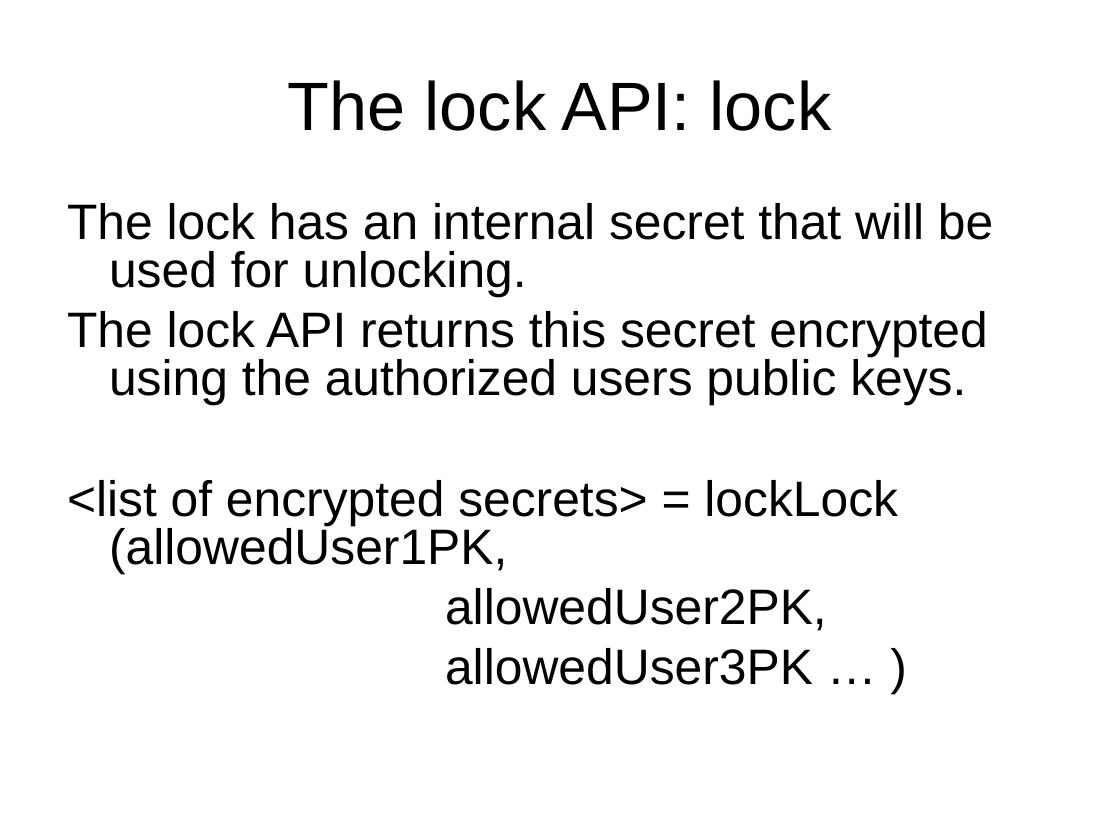
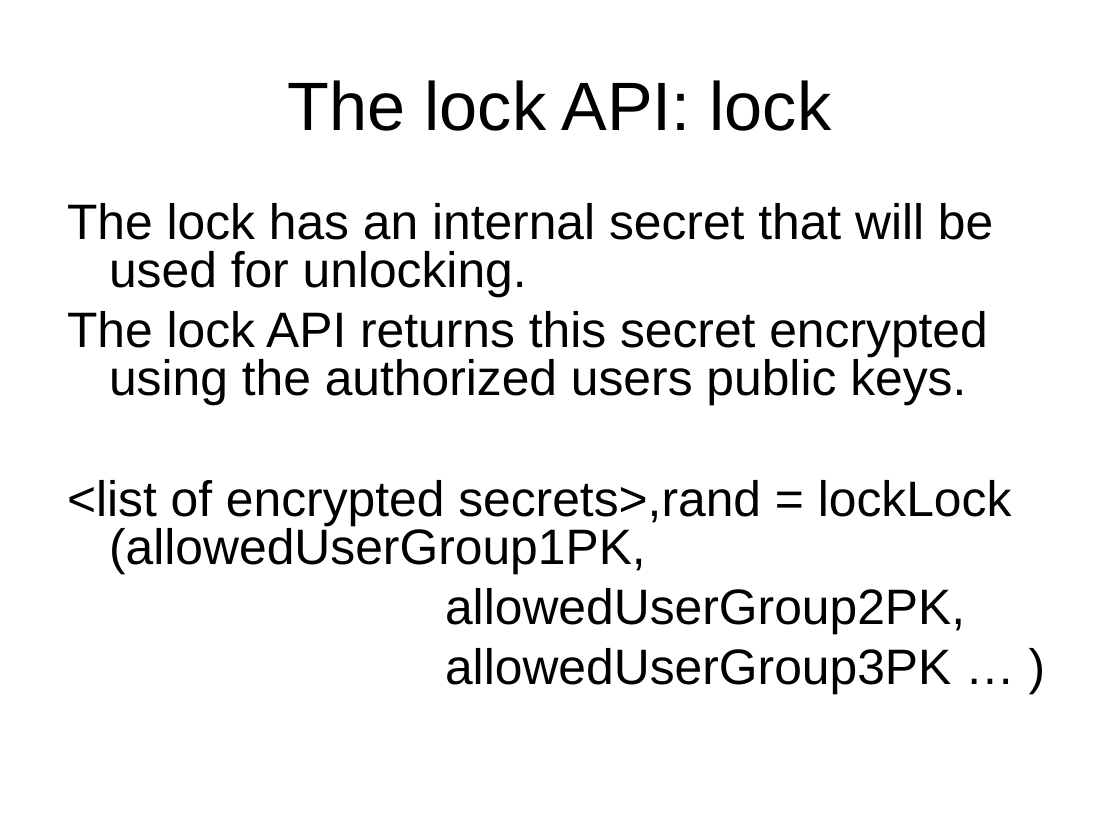
Before and after one commit to blockTeamhackathon/documents, a slide deck: slide 5 of B’Lock.ppt. Drawn at 1120x840 pixels with LibreOffice and Linux fonts; fonts in the diff are those of the drawing. Boxes give left, top, right and bottom in pixels: in the first picture for what was removed or moved away, otherwise in the second. Text is boxed around its words. In the diff, an @@ line names an element or a change of style, - is before the commit and + after.

```diff
--- a/B’Lock.ppt
+++ b/B’Lock.ppt
@@ text at (67,480,1012,694): text changed @@
-<list of encrypted secrets> = lockLock (allowedUser1PK,
-allowedUser2PK,
-allowedUser3PK … )
+<list of encrypted secrets>,rand = lockLock (allowedUserGroup1PK,
+allowedUserGroup2PK,
+allowedUserGroup3PK … )
```
Also in this commit, not shown: 3 other slides changed, 5 slides added.
